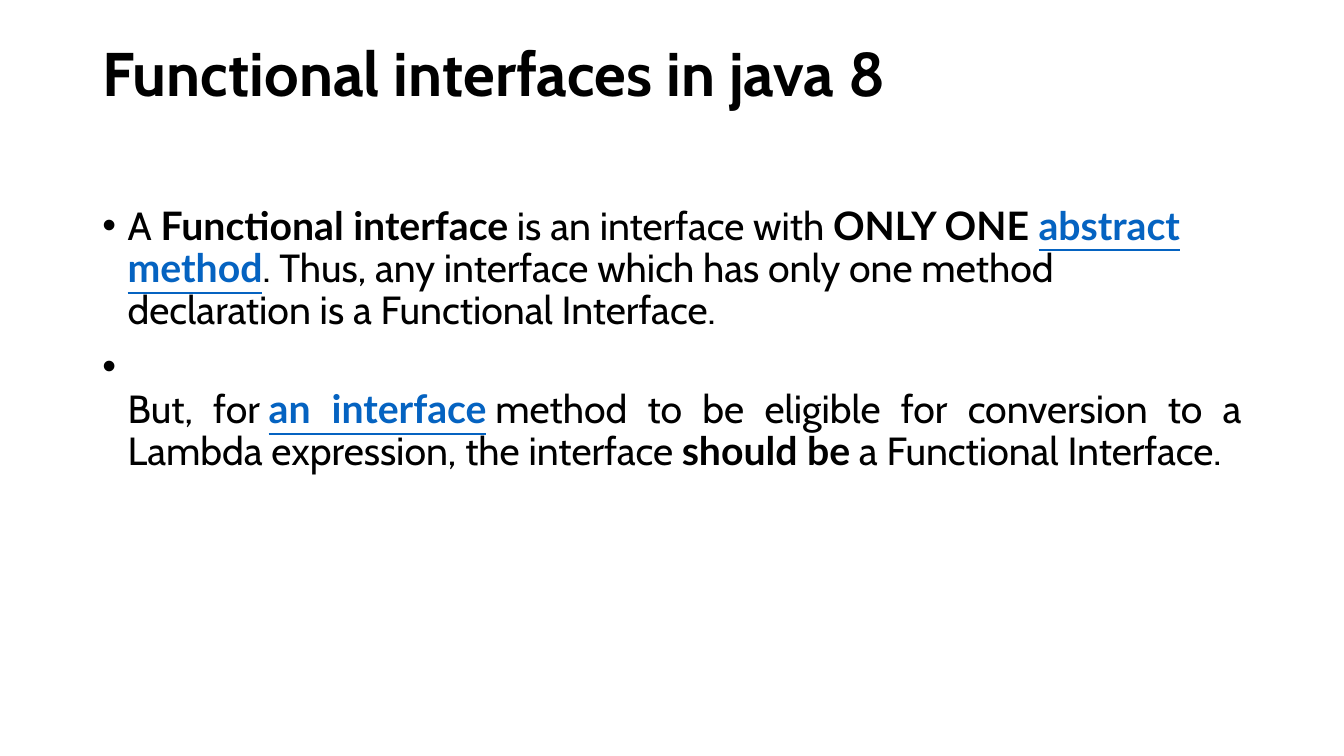
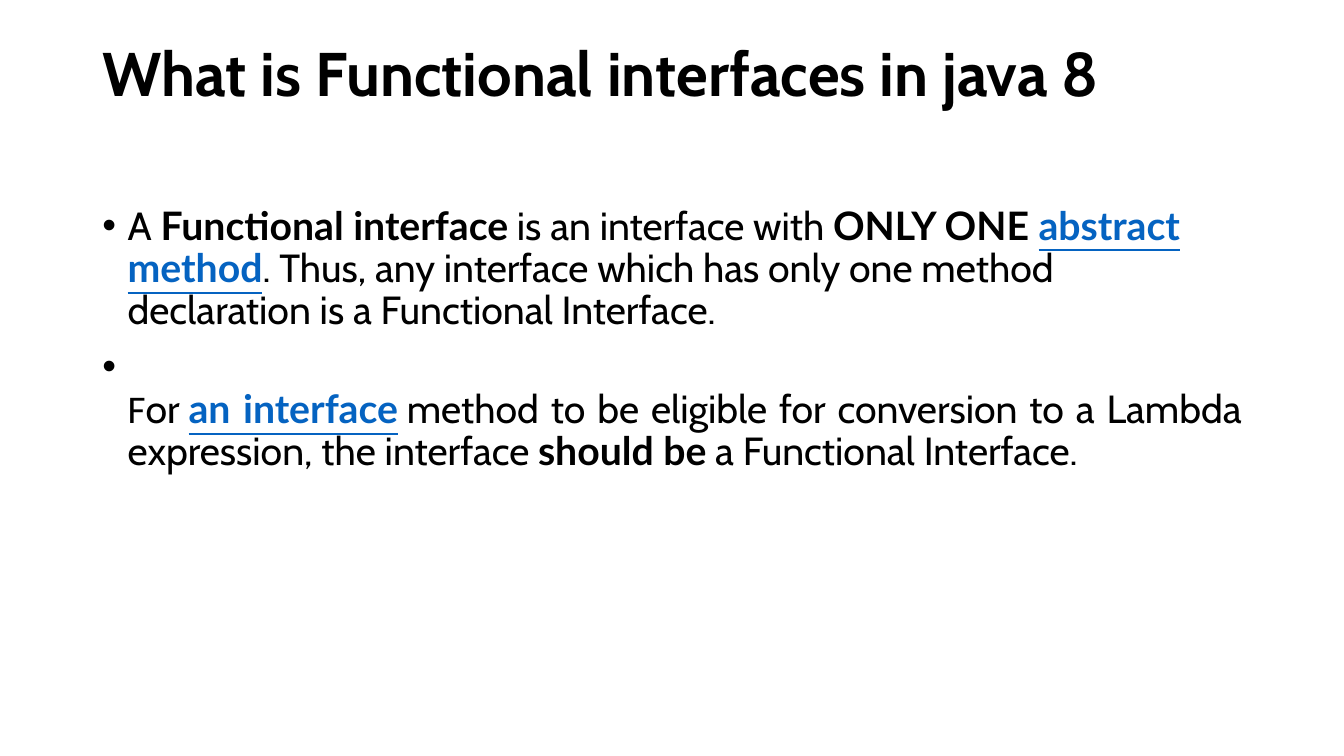
Before and after one commit to thinkervipulsrivastava/Life, a slide deck: slide 4 of Java8.pptx. Drawn at 1344x756 pixels with LibreOffice and Linux fonts; fonts in the diff are those of the drawing. Boxes give left, top, right and bottom in pixels: in the first picture for what was removed or moved away, otherwise in the second. Text is boxed around its words. In the diff, an @@ line names an element or a change of style, - is before the commit and + after.

```diff
--- a/Java8.pptx
+++ b/Java8.pptx
@@ title at bbox=[102, 49, 1099, 110]: text changed @@
-Functional interfaces in java 8
+What is Functional interfaces in java 8
@@ text at bbox=[128, 393, 1242, 475]: text changed @@
-• But, for an interface method to be eligible for conversion to a Lambda expression, the interface should be a Functional Interface.
+• For an interface method to be eligible for conversion to a Lambda expression, the interface should be a Functional Interface.
```
Also in this commit, not shown: 2 other slides changed, 18 slides added, 4 other files.
